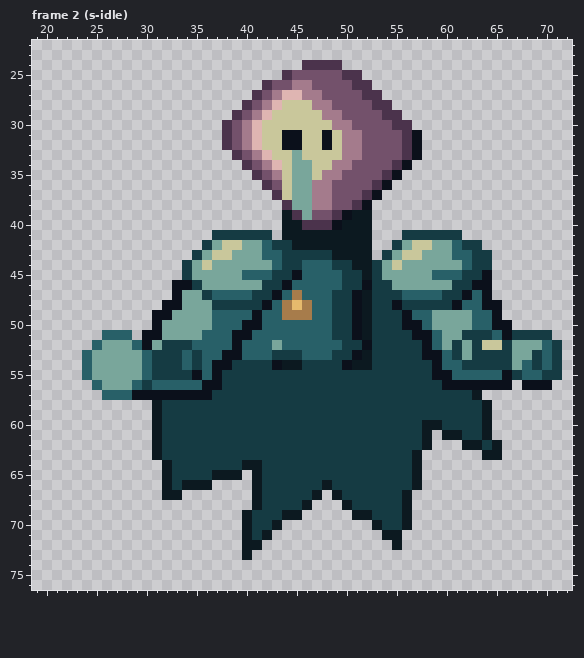
Pixel-art file: art/enemy-tides-1.aseprite. The first picture shows the starting point.
96x96 pixels, 128 frames. Shown: frame 2 (s-idle): x 19..72, y 22..76. The commit also changed other frames, which this record leaves out.
The result:
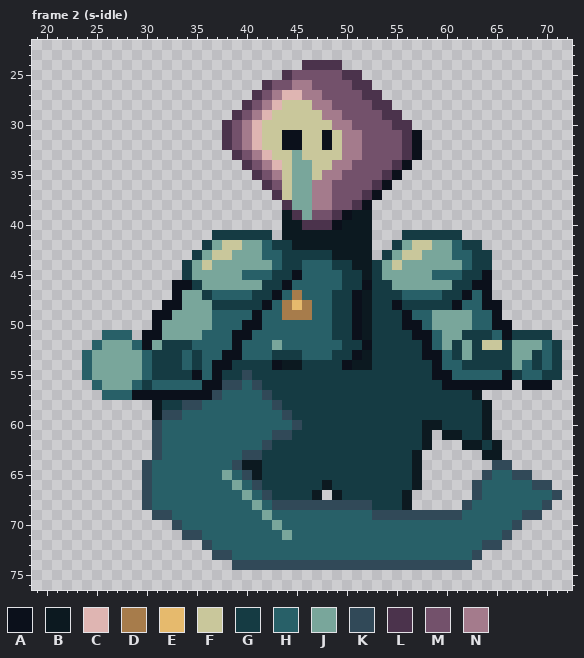
Palette (. is transparent): A #0b101b  B #0c1920  C #dfb5b2  D #a77c4b  E #e6ba6d  F #c9c79b  G #153b43  H #286068  J #79a69b  K #314958  L #4b334c  M #73516b  N #a47b8c
Changes in this commit:
{"where": "frame 2 (s-idle), layer \"ink\""}
{"frame":2,"y":55,"x":40,"old":"G","new":"K"}
{"frame":2,"y":56,"x":38,"old":"GGGG","new":"KKHK"}
{"frame":2,"y":57,"x":37,"old":"GGGGGG","new":"KHHHHK"}
{"frame":2,"y":58,"x":34,"old":"GGGGGGGGGG","new":"KKHHHHHHHK"}
{"frame":2,"y":59,"x":32,"old":"GGGGGGGGGGGGG","new":"KKHHHHHHHHHHK"}
{"frame":2,"y":60,"x":31,"old":"BGGGGGGGGGGGGGG","new":"KHHHHHHHHHHHHHK"}
{"frame":2,"y":61,"x":31,"old":"BGGGGGGGGGGGGG","new":"KHHHHHHHHHHHKK"}
{"frame":2,"y":62,"x":31,"old":"BGGGGGGGGGGG","new":"KHHHHHHHHHHK"}
{"frame":2,"y":63,"x":31,"old":"BGGGGGGGGGG","new":"KHHHHHHHHKK"}
{"frame":2,"y":64,"x":30,"old":"..BGGGGGGG","new":"KHHHHHHHHK"}
{"frame":2,"y":64,"x":65,"old":"..","new":"KK"}
{"frame":2,"y":65,"x":30,"old":"..BGGGGBBB.","new":"KHHHHHHHJHK"}
{"frame":2,"y":65,"x":64,"old":".....","new":"KHHKK"}
{"frame":2,"y":66,"x":30,"old":"..BGBBB....B","new":"KHHHHHHHHJHK"}
{"frame":2,"y":66,"x":63,"old":"........","new":"KHHHHHKK"}
{"frame":2,"y":67,"x":30,"old":"..BB.......BG","new":"KHHHHHHHHHJHK"}
{"frame":2,"y":67,"x":63,"old":".........","new":"KHHHHHHHK"}
{"frame":2,"y":68,"x":30,"old":"...........BGGGGB...BGG","new":"KHHHHHHHHHHJHKKKKKKKKKK"}
{"frame":2,"y":68,"x":62,"old":".........","new":"KHHHHHHHK"}
{"frame":2,"y":69,"x":31,"old":".........BGGGBB.....BBGGGB.............","new":"KKHHHHHHHHHJHHHHHHHHHHKKKKKKKKKHHHHHHKK"}
{"frame":2,"y":70,"x":33,"old":".......BGGB.........BGGB...........","new":"KHHHHHHHHHJHHHHHHHHHHHHHHHHHHHHHHHK"}
{"frame":2,"y":71,"x":34,"old":"......BGB...........BB...........","new":"KKHHHHHHHHJHHHHHHHHHHHHHHHHHHHHHK"}
{"frame":2,"y":72,"x":36,"old":"....BB.............B..........","new":"KHHHHHHHHHHHHHHHHHHHHHHHHHHHKK"}
{"frame":2,"y":73,"x":37,"old":"...B.......................","new":"KKHHHHHHHHHHHHHHHHHHHHHHHHK"}
{"frame":2,"y":74,"x":39,"old":"........................","new":"KKKKKKKKKKKKKKKKKKKKKKKK"}
{"label":"changed","picture_box":[142,370,562,570]}
